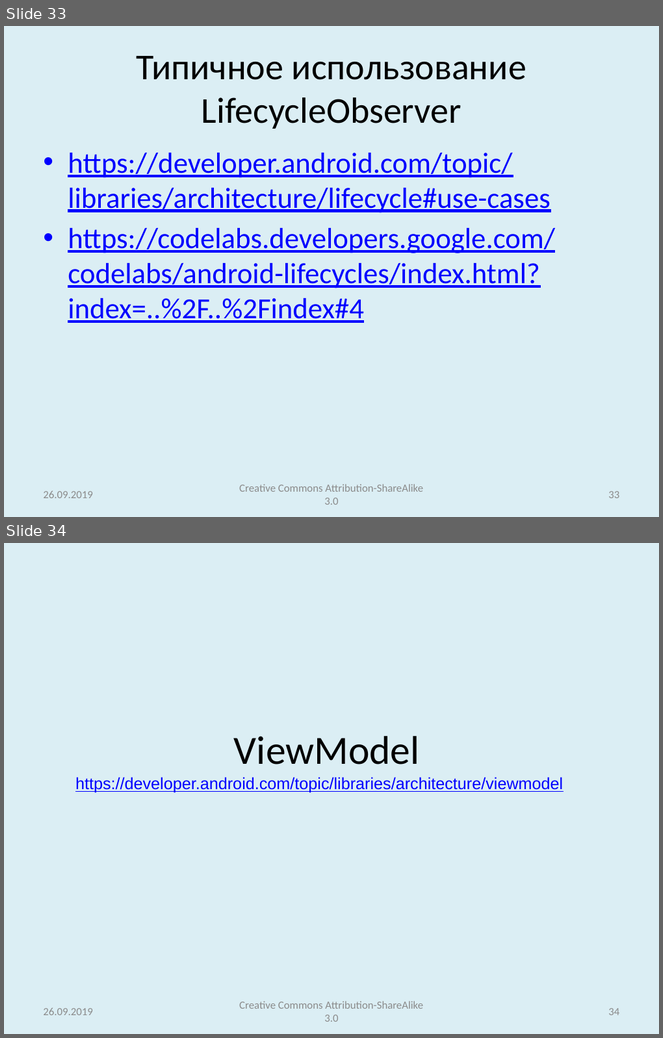
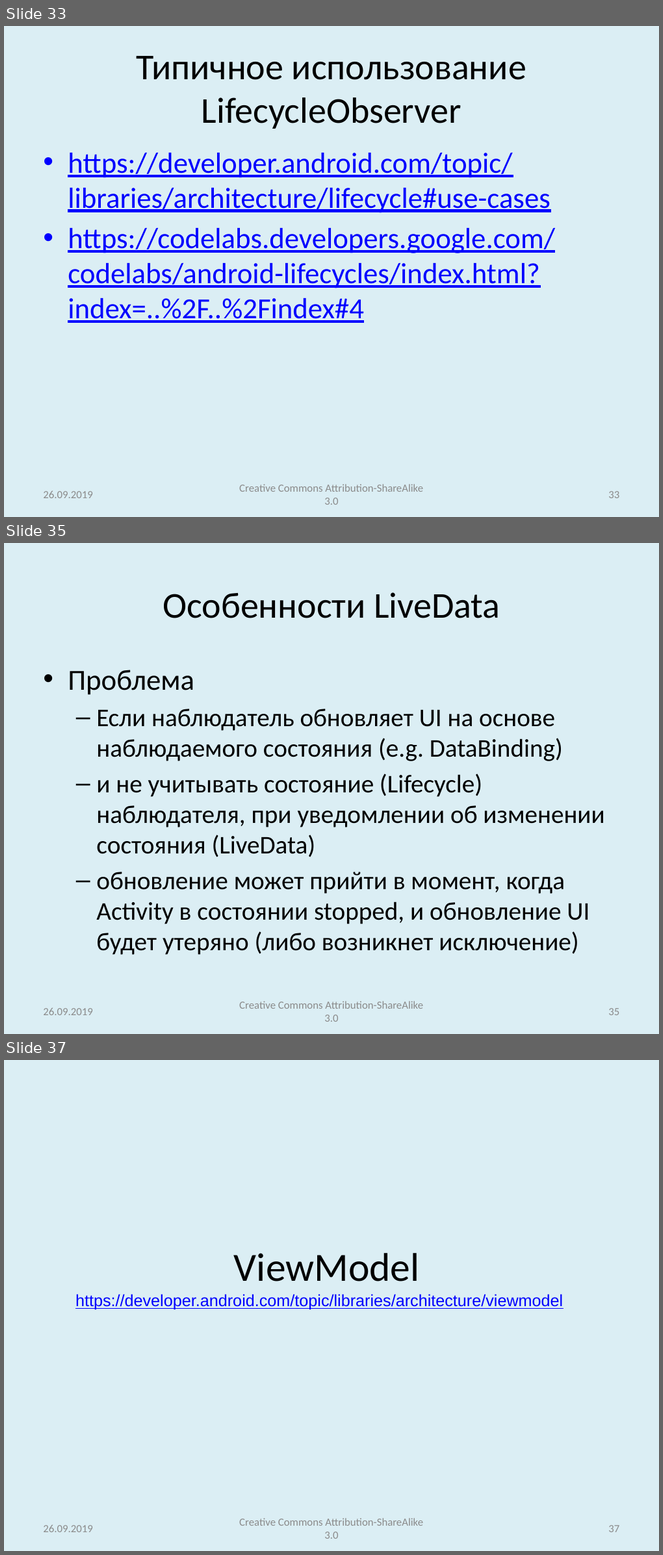
Before and after one commit to andrei-kuznetsov/android-lectures, a slide deck: lectures/Lecture004_LifecycleComponents_ViewModel_DataBinding.pptx. Shown one above the other, each under a label of ours: slides 33 and 34 before the commit, slides 33, 35 and 37 after it; the slides between them are not shown. The pictures are 663x1038 and 663x1555 pixels, drawn with LibreOffice and Linux fonts; fonts in the diff are those of the drawing. Boxes give left, top, right and bottom in pixels: in the first picture for what was removed or moved away, otherwise in the second. Text is boxed around its words. In the diff, an @@ line names an element or a change of style, - is before the commit and + after.

```diff
--- a/lectures/Lecture004_LifecycleComponents_ViewModel_DataBinding.pptx
+++ b/lectures/Lecture004_LifecycleComponents_ViewModel_DataBinding.pptx
@@ slide 35 added at box(4, 543, 659, 1034), background #DBEEF4 @@
@@ title added at box(163, 592, 500, 618), 40 pt, text #000000 @@
+Особенности LiveData
@@ text added at box(68, 670, 605, 955), 28 pt, text #000000 @@
+• Проблема
+  – Если наблюдатель обновляет UI на основе наблюдаемого состояния (e.g. DataBinding)
+  – и не учитывать состояние (Lifecycle) наблюдателя, при уведомлении об изменении состояния (LiveData)
+  – обновление может прийти в момент, когда Activity в состоянии stopped, и обновление UI будет утеряно (либо возникнет исключение)
@@ text added at box(43, 1008, 92, 1016), 12 pt, text #8C8C8C @@
+26.09.2019
@@ text added at box(239, 1001, 423, 1022), 12 pt, text #8C8C8C @@
+Creative Commons Attribution-ShareAlike 3.0
@@ page number added at box(608, 1008, 620, 1016), 12 pt, text #8C8C8C @@
+35
@@ what was slide 34 is now slide 37 @@
@@ page number at box(608, 1525, 620, 1533): text changed @@
-34
+37
```
Also in this commit, not shown: 2 slides changed, 2 other slides added, 3 other files.
